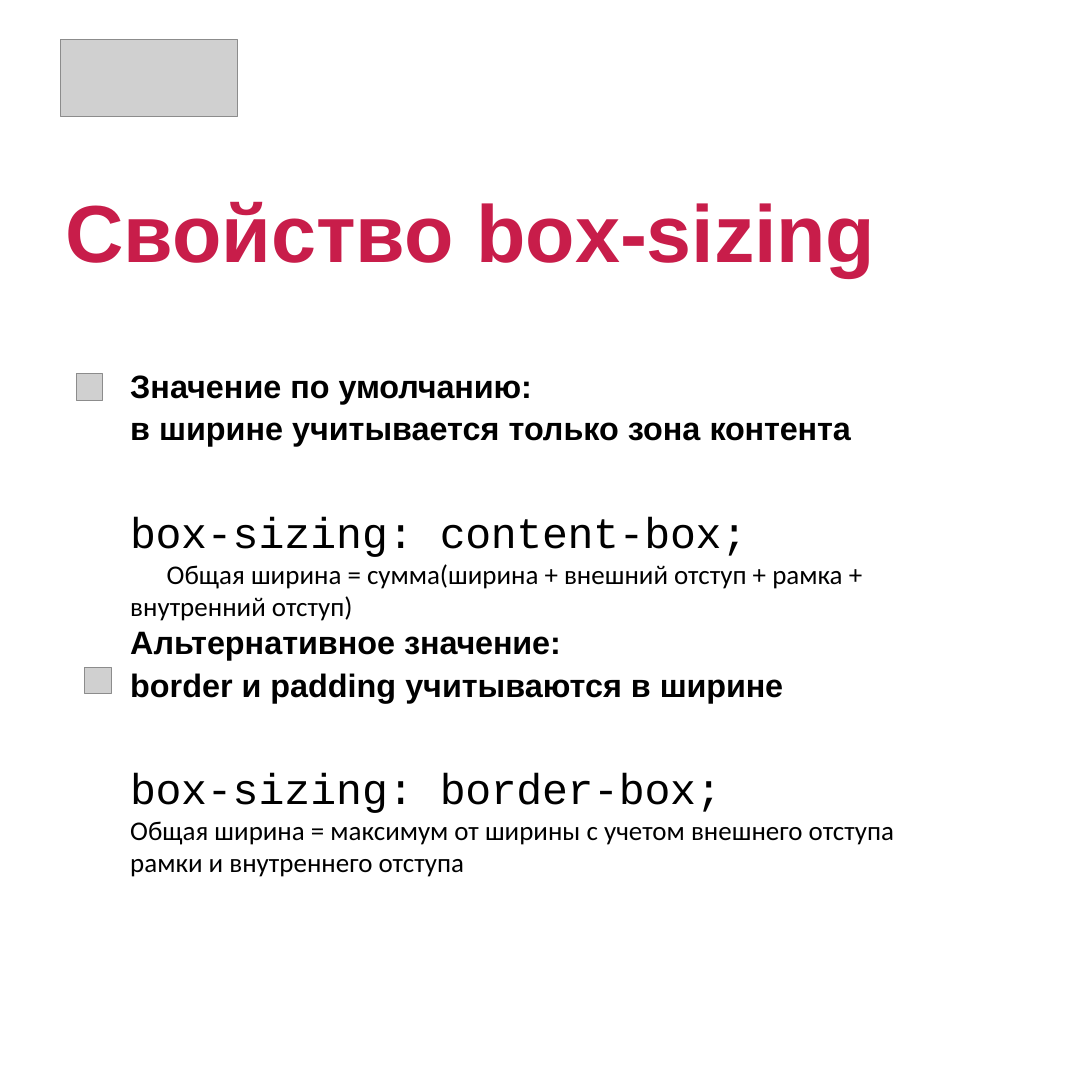
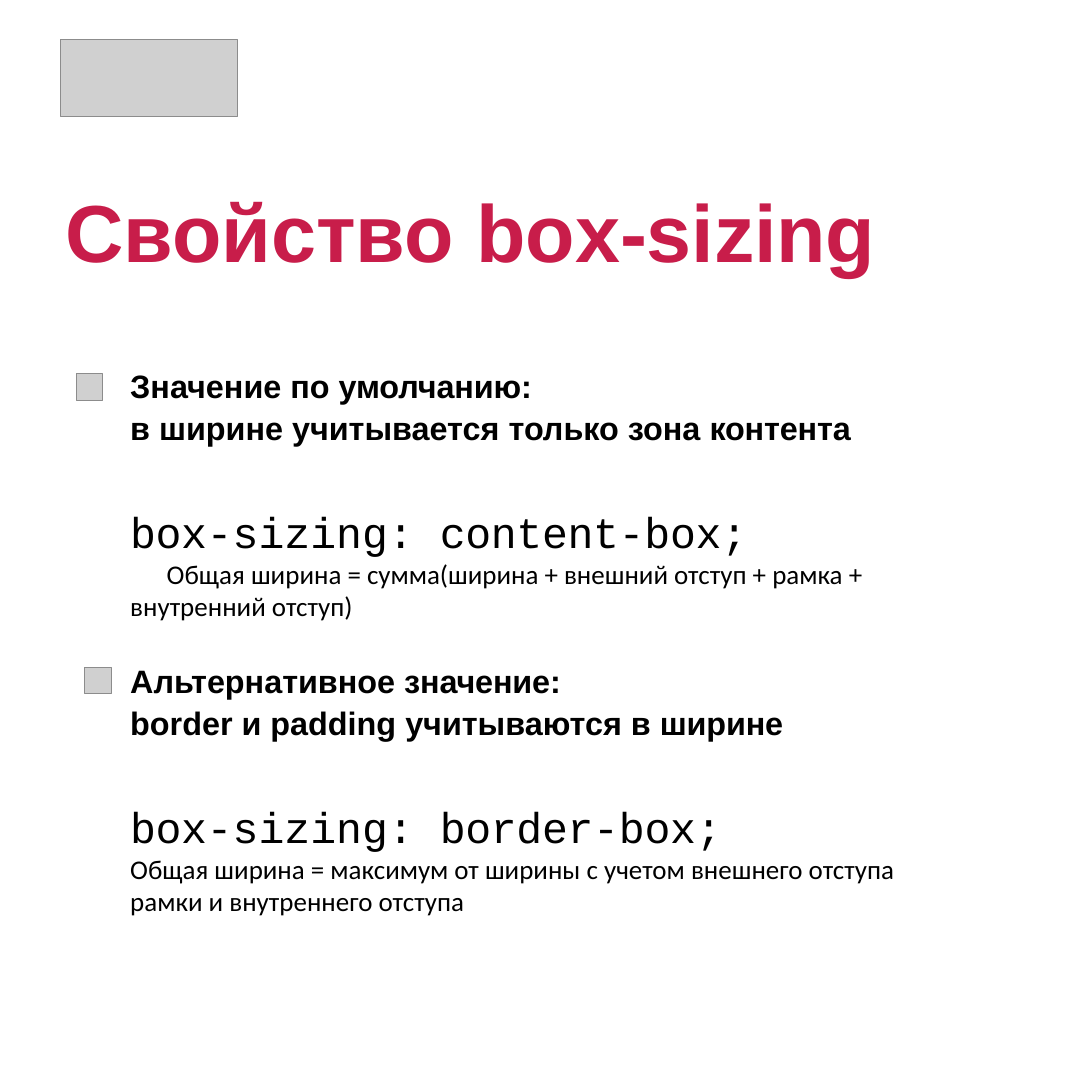
Before and after one commit to zhivs/web_developer, a slide deck: slide 49 of Lection 3 - CSS/CSS - 1 часть.pptx. Drawn at 1092x1092 pixels with LibreOffice and Linux fonts; fonts in the diff are those of the drawing; grey boxes stand for pictures. Boxes give left, top, right and bottom in pixels: in the first picture for what was removed or moved away, otherwise in the second. Text is boxed around its words. In the diff, an @@ line names an element or a change of style, - is before the commit and + after.

```diff
--- a/Lection 3 - CSS/CSS - 1 часть.pptx
+++ b/Lection 3 - CSS/CSS - 1 часть.pptx
@@ text "Значение по умолчанию:" rewrapped from (130,375,894,877) to (130,375,894,916) @@
```
Also in this commit, not shown: 1 other slide changed, 5 other files.
